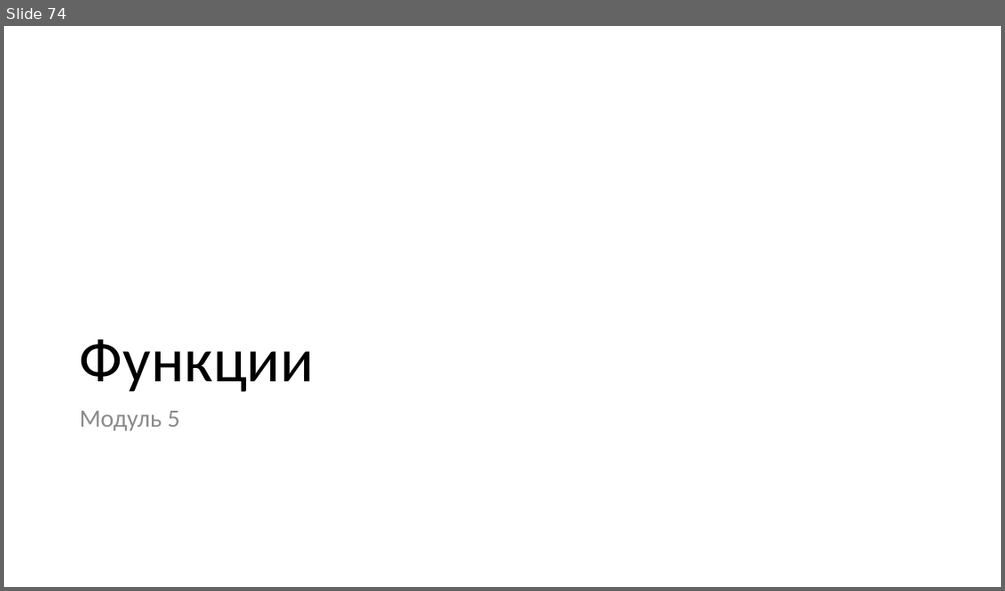
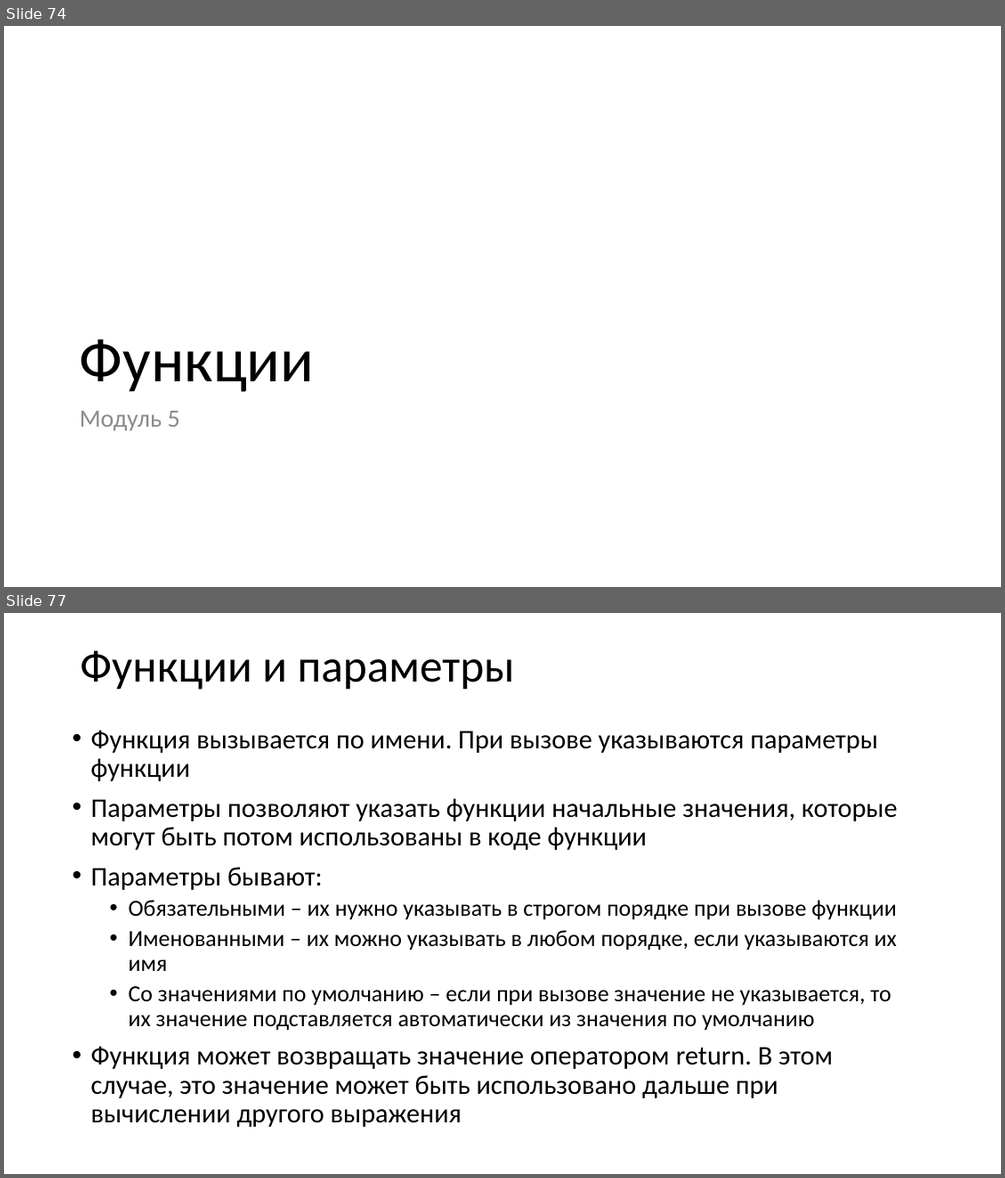
Before and after one commit to paveltsytovich/telegram-course, a slide deck: Presentation/Основы алгоритмизации и программирования.pptx. Shown one above the other, each under a label of ours: slide 74 before the commit, slides 74 and 77 after it; the slides between them are not shown. The pictures are 1005x591 and 1005x1178 pixels, drawn with LibreOffice and Linux fonts; fonts in the diff are those of the drawing. Boxes give left, top, right and bottom in pixels: in the first picture for what was removed or moved away, otherwise in the second. Text is boxed around its words. In the diff, an @@ line names an element or a change of style, - is before the commit and + after.

Commit message:
Функции и их параметры

```diff
--- a/Presentation/Основы алгоритмизации и программирования.pptx
+++ b/Presentation/Основы алгоритмизации и программирования.pptx
@@ slide 77 added at bbox=[4, 613, 1001, 1174], background #FFFFFF @@
@@ title added at bbox=[80, 650, 515, 690], 44 pt, text #000000 @@
+Функции и параметры
@@ text added at bbox=[91, 730, 898, 1127], 25.9 pt, text #000000 @@
+• Функция вызывается по имени. При вызове указываются параметры функции
+• Параметры позволяют указать функции начальные значения, которые могут быть потом использованы в коде функции
+• Параметры бывают:
+  • Обязательными – их нужно указывать в строгом порядке при вызове функции
+  • Именованными – их можно указывать в любом порядке, если указываются их имя
+  • Со значениями по умолчанию – если при вызове значение не указывается, то их значение подставляется автоматически из значения по умолчанию
+• Функция может возвращать значение оператором return. В этом случае, это значение может быть использовано дальше при вычислении другого выражения
```
Also in this commit, not shown: 3 other slides added, 1 other file.
